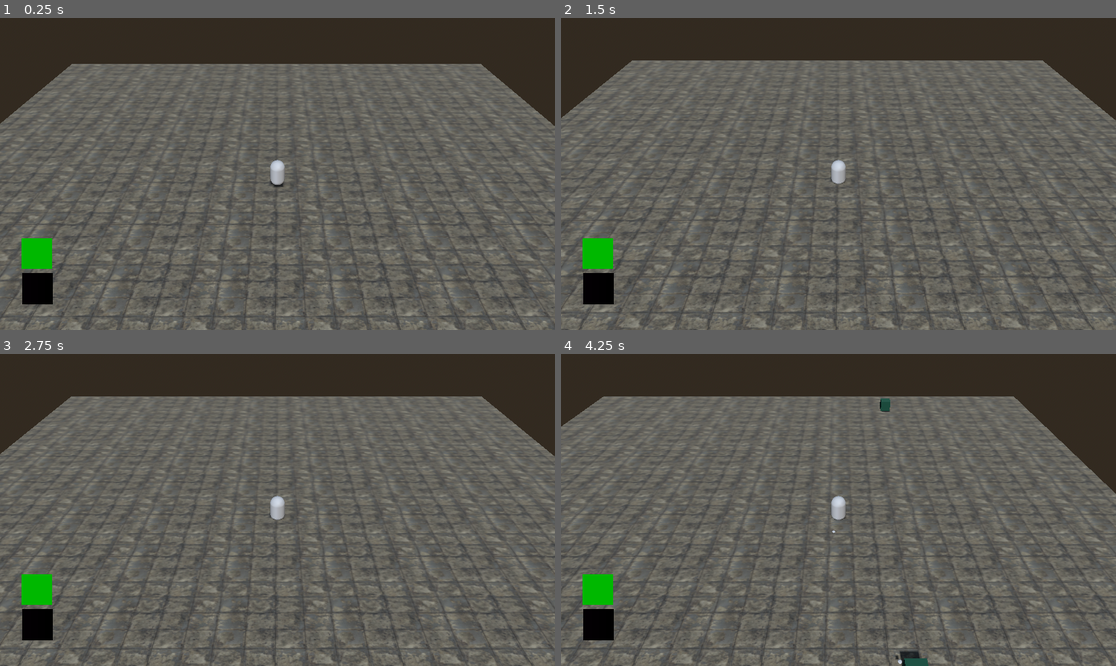
Above: before the commit, frames 1-4 (two rows, left to right).
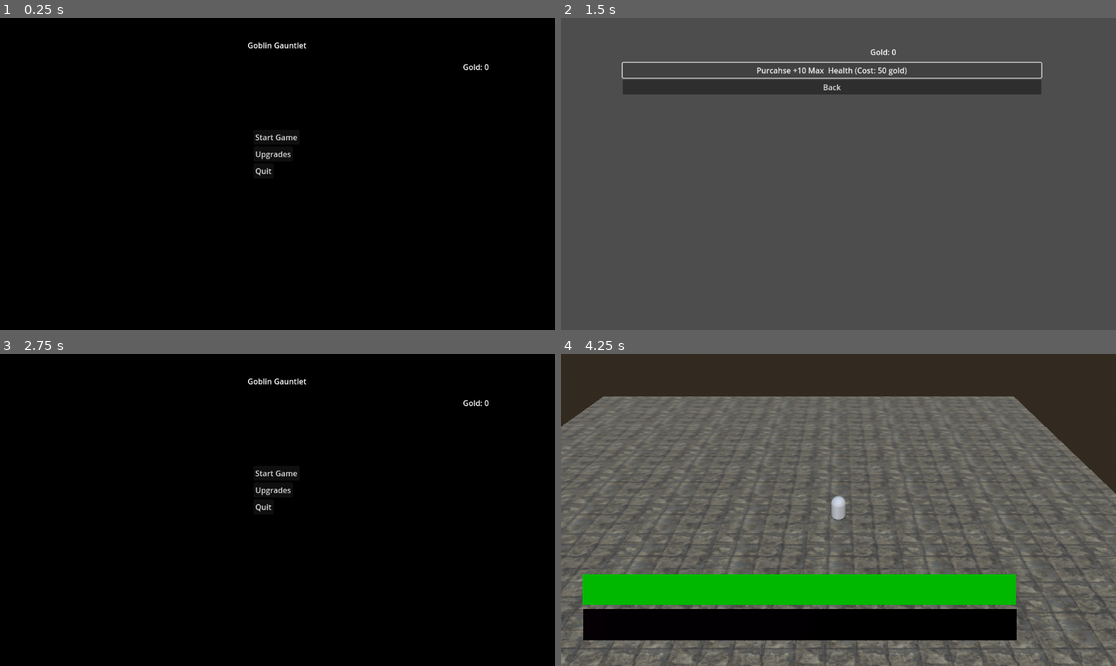
Above: after the commit, the same moments.

Repository: ForgottenWarrior/Goblin-Gauntlet
Game: Godot game, scene res://scenes/main_menu.tscn
Two runs of this game, one before a commit and one after it. Both use one fixed random seed, a clock stepped at 60 frames per second and the inputs below. Before the commit the project starts from res://scences/level_1.tscn.
Inputs (mouse positions are in pixels of both pictures, inside the frame that each line leads up to):
- Up to frame 1 (0.25 s): no input
- Up to frame 2 (1.5 s): click (832, 155) at 0.5 s, where only the run after the commit has a clickable "Upgrades"; click (832, 71) at 1.25 s, where only the run after the commit has a clickable "Purcahse +10 Max Health (Cost…"
- Up to frame 3 (2.75 s): click (271, 422) at 2 s, where only the run after the commit has a clickable "Back"
- Up to frame 4 (4.25 s): click (838, 472) at 2.75 s, where only the run after the commit has a clickable "Start Game"; tap Enter at 3.5 s; hold D (move_right) from 3.53 s (still down)

The runs differ from the first frame. In frame 1, 99% of the frame differs, in the area x 0-100%, y 0-100%; in frame 2, 55%; in frame 3, 99%; in frame 4, 15%.

Commit message:
main menu
added
main
pause
upgrades

Diff:
--- a/goblin-gauntlet/project.godot
+++ b/goblin-gauntlet/project.godot
@@ -11,7 +11,7 @@
 [application]
 
 config/name="Goblin Gauntlet"
-run/main_scene="uid://dwjqxi27yavo0"
+run/main_scene="uid://tuq7my44mrde"
 config/features=PackedStringArray("4.4", "Forward Plus")
 config/icon="res://assets/textures/icon.svg"
 
--- a/goblin-gauntlet/scences/level_up_screen.tscn
+++ /dev/null
@@ -1,32 +0,0 @@
-[gd_scene load_steps=2 format=3 uid="uid://u5vme1bm87hg"]
-
-[ext_resource type="Script" uid="uid://dj3cnurywcikr" path="res://scripts/levelupscreen.gd" id="1_i5ge7"]
-
-[node name="LevelUpScreen" type="ColorRect"]
-script = ExtResource("1_i5ge7")
-
-[node name="Label" type="Label" parent="."]
-layout_mode = 1
-offset_left = 471.0
-offset_top = 56.0
-offset_right = 739.0
-offset_bottom = 105.0
-theme_override_font_sizes/font_size = 32
-text = "LEVEL UP!"
-horizontal_alignment = 1
-
-[node name="VBoxContainer" type="VBoxContainer" parent="."]
-custom_minimum_size = Vector2(400, 0)
-layout_mode = 1
-anchors_preset = 8
-anchor_left = 0.5
-anchor_top = 0.5
-anchor_right = 0.5
-anchor_bottom = 0.5
-offset_left = 407.0
-offset_top = 174.0
-offset_right = 810.0
-offset_bottom = 437.0
-grow_horizontal = 2
-grow_vertical = 2
-alignment = 1
--- a/goblin-gauntlet/scences/enemy_spawner.tscn
+++ b/goblin-gauntlet/scenes/enemy_spawner.tscn
@@ -1,7 +1,7 @@
 [gd_scene load_steps=3 format=3 uid="uid://dfm31ibeg15fi"]
 
 [ext_resource type="Script" uid="uid://d0a0cgrujysvv" path="res://scripts/enemy_spawner.gd" id="1_ewhtn"]
-[ext_resource type="PackedScene" uid="uid://dqi8ngiav5r0b" path="res://scences/goblin.tscn" id="2_00s5r"]
+[ext_resource type="PackedScene" uid="uid://dqi8ngiav5r0b" path="res://scenes/goblin.tscn" id="2_00s5r"]
 
 [node name="EnemySpawner" type="Node3D"]
 transform = Transform3D(1, 0, 0, 0, 1, 0, 0, 0, 1, 0, 1, 0)
--- /dev/null
+++ b/goblin-gauntlet/scenes/gold_coin.tscn
@@ -0,0 +1,24 @@
+[gd_scene load_steps=4 format=3 uid="uid://b4ixefvf284ci"]
+
+[ext_resource type="Script" uid="uid://dxteaqfgnjbcq" path="res://scripts/gold_coin.gd" id="1_i3r5q"]
+
+[sub_resource type="CylinderMesh" id="CylinderMesh_agtwd"]
+top_radius = 0.3
+height = 0.1
+
+[sub_resource type="CylinderShape3D" id="CylinderShape3D_agtwd"]
+height = 0.1
+radius = 0.3
+
+[node name="GoldCoin" type="Area3D"]
+script = ExtResource("1_i3r5q")
+
+[node name="MeshInstance3D" type="MeshInstance3D" parent="."]
+transform = Transform3D(1, 0, 0, 0, -4.37114e-08, -1, 0, 1, -4.37114e-08, 0, 0, 0)
+mesh = SubResource("CylinderMesh_agtwd")
+
+[node name="CollisionShape3D" type="CollisionShape3D" parent="."]
+transform = Transform3D(1, 0, 0, 0, -4.37114e-08, -1, 0, 1, -4.37114e-08, 0, 0, 0)
+shape = SubResource("CylinderShape3D_agtwd")
+
+[connection signal="body_entered" from="." to="." method="_on_body_entered"]
--- a/goblin-gauntlet/scences/hud.tscn
+++ b/goblin-gauntlet/scenes/hud.tscn
@@ -7,24 +7,28 @@
 
 [sub_resource type="GradientTexture2D" id="GradientTexture2D_64ctp"]
 gradient = SubResource("Gradient_37p78")
+width = 900
 
 [sub_resource type="Gradient" id="Gradient_64ctp"]
 colors = PackedColorArray(5.29438e-07, 0.725175, 2.5028e-06, 1, 0, 0.72549, 0, 1)
 
 [sub_resource type="GradientTexture2D" id="GradientTexture2D_8sq4i"]
 gradient = SubResource("Gradient_64ctp")
+width = 900
 
 [sub_resource type="Gradient" id="Gradient_8sq4i"]
 colors = PackedColorArray(0.016385, 1.05399e-06, 0.0163848, 1, 0, 0, 0, 1)
 
 [sub_resource type="GradientTexture2D" id="GradientTexture2D_640wx"]
 gradient = SubResource("Gradient_8sq4i")
+width = 900
 
 [sub_resource type="Gradient" id="Gradient_a2258"]
-colors = PackedColorArray(0.917647, 0.87451, 0, 1, 1, 1, 1, 1)
+colors = PackedColorArray(0.917647, 0.87451, 0, 1, 1, 1, 0, 1)
 
 [sub_resource type="GradientTexture2D" id="GradientTexture2D_1xsix"]
 gradient = SubResource("Gradient_a2258")
+width = 900
 
 [node name="HUD" type="CanvasLayer"]
 script = ExtResource("1_37p78")
@@ -52,7 +56,6 @@
 offset_bottom = -54.0
 grow_horizontal = 2
 grow_vertical = 2
-fill_mode = 1
 texture_under = SubResource("GradientTexture2D_640wx")
 texture_progress = SubResource("GradientTexture2D_1xsix")
 
--- a/goblin-gauntlet/scences/level_1.tscn
+++ b/goblin-gauntlet/scenes/level_1.tscn
@@ -1,11 +1,11 @@
 [gd_scene load_steps=18 format=3 uid="uid://dwjqxi27yavo0"]
 
-[ext_resource type="PackedScene" uid="uid://dfm31ibeg15fi" path="res://scences/enemy_spawner.tscn" id="1_sb2ae"]
+[ext_resource type="PackedScene" uid="uid://dfm31ibeg15fi" path="res://scenes/enemy_spawner.tscn" id="1_sb2ae"]
 [ext_resource type="Texture2D" uid="uid://mgo4nca883nw" path="res://assets/textures/worn_tile_floor_diff_1k.jpg" id="1_sjas7"]
-[ext_resource type="PackedScene" uid="uid://o7r6momq3jcc" path="res://scences/hud.tscn" id="2_sjas7"]
-[ext_resource type="PackedScene" uid="uid://dqi8ngiav5r0b" path="res://scences/goblin.tscn" id="3_0yjsx"]
-[ext_resource type="PackedScene" uid="uid://crohsrju3146m" path="res://scences/player.tscn" id="3_k3rl8"]
-[ext_resource type="PackedScene" uid="uid://t0clls0puhmh" path="res://scences/brute.tscn" id="4_fot84"]
+[ext_resource type="PackedScene" uid="uid://o7r6momq3jcc" path="res://scenes/hud.tscn" id="2_sjas7"]
+[ext_resource type="PackedScene" uid="uid://dqi8ngiav5r0b" path="res://scenes/goblin.tscn" id="3_0yjsx"]
+[ext_resource type="PackedScene" uid="uid://crohsrju3146m" path="res://scenes/player.tscn" id="3_k3rl8"]
+[ext_resource type="PackedScene" uid="uid://t0clls0puhmh" path="res://scenes/brute.tscn" id="4_fot84"]
 [ext_resource type="AudioStream" uid="uid://cf0examjwffxb" path="res://assets/audio/magic_missile/impactMining_000.ogg" id="5_o8alf"]
 [ext_resource type="AudioStream" uid="uid://dyrfour2s5ij0" path="res://assets/audio/magic_missile/impactMining_001.ogg" id="6_i4lqq"]
 [ext_resource type="AudioStream" uid="uid://dud6bl5phbald" path="res://assets/audio/magic_missile/impactMining_002.ogg" id="7_0yjsx"]
--- /dev/null
+++ b/goblin-gauntlet/scenes/level_up_screen.tscn
@@ -0,0 +1,33 @@
+[gd_scene load_steps=2 format=3 uid="uid://u5vme1bm87hg"]
+
+[ext_resource type="Script" uid="uid://dj3cnurywcikr" path="res://scripts/levelupscreen.gd" id="1_i5ge7"]
+
+[node name="LevelUpScreen" type="ColorRect"]
+process_mode = 2
+anchors_preset = 15
+anchor_right = 1.0
+anchor_bottom = 1.0
+grow_horizontal = 2
+grow_vertical = 2
+color = Color(0.0311311, 0.0284461, 0.0324789, 1)
+script = ExtResource("1_i5ge7")
+
+[node name="VBoxContainer" type="VBoxContainer" parent="."]
+custom_minimum_size = Vector2(400, 0)
+layout_mode = 1
+anchors_preset = 5
+anchor_left = 0.5
+anchor_right = 0.5
+offset_left = -352.0
+offset_right = 352.0
+offset_bottom = 131.0
+grow_horizontal = 2
+alignment = 1
+
+[node name="Label" type="Label" parent="VBoxContainer"]
+layout_mode = 2
+size_flags_horizontal = 4
+size_flags_vertical = 0
+theme_override_font_sizes/font_size = 32
+text = "LEVEL UP!"
+horizontal_alignment = 1
--- /dev/null
+++ b/goblin-gauntlet/scenes/main_menu.tscn
@@ -0,0 +1,68 @@
+[gd_scene load_steps=2 format=3 uid="uid://tuq7my44mrde"]
+
+[ext_resource type="Script" uid="uid://2kkuio2uekg" path="res://scripts/mainmenu.gd" id="1_l6cm7"]
+
+[node name="MainMenu" type="ColorRect"]
+anchors_preset = 15
+anchor_right = 1.0
+anchor_bottom = 1.0
+grow_horizontal = 2
+grow_vertical = 2
+color = Color(0, 0, 0, 1)
+script = ExtResource("1_l6cm7")
+
+[node name="Label" type="Label" parent="."]
+layout_mode = 1
+anchors_preset = 5
+anchor_left = 0.5
+anchor_right = 0.5
+offset_left = -62.0
+offset_top = 45.0
+offset_right = 61.0
+offset_bottom = 68.0
+grow_horizontal = 2
+text = "Goblin Gauntlet"
+
+[node name="VBoxContainer" type="VBoxContainer" parent="."]
+layout_mode = 1
+anchors_preset = 8
+anchor_left = 0.5
+anchor_top = 0.5
+anchor_right = 0.5
+anchor_bottom = 0.5
+offset_left = -50.5
+offset_top = -92.0
+offset_right = 50.5
+offset_bottom = 92.0
+grow_horizontal = 2
+grow_vertical = 2
+
+[node name="Start Game" type="Button" parent="VBoxContainer"]
+layout_mode = 2
+size_flags_horizontal = 0
+text = "Start Game"
+
+[node name="Upgrades" type="Button" parent="VBoxContainer"]
+layout_mode = 2
+size_flags_horizontal = 0
+text = "Upgrades"
+
+[node name="Quit" type="Button" parent="VBoxContainer"]
+layout_mode = 2
+size_flags_horizontal = 0
+text = "Quit"
+
+[node name="GoldLabel" type="Label" parent="."]
+layout_mode = 1
+anchors_preset = 1
+anchor_left = 1.0
+anchor_right = 1.0
+offset_left = -177.0
+offset_top = 90.0
+offset_right = -137.0
+offset_bottom = 113.0
+grow_horizontal = 0
+
+[connection signal="pressed" from="VBoxContainer/Start Game" to="." method="_on_start_game_button_pressed"]
+[connection signal="pressed" from="VBoxContainer/Upgrades" to="." method="_on_upgrades_button_pressed"]
+[connection signal="pressed" from="VBoxContainer/Quit" to="." method="_on_quit_button_pressed"]
--- a/goblin-gauntlet/scences/pause_menu.tscn
+++ b/goblin-gauntlet/scenes/pause_menu.tscn
@@ -27,10 +27,12 @@
 grow_vertical = 2
 
 [node name="resume" type="Button" parent="VBoxContainer"]
+process_mode = 2
 layout_mode = 2
 text = "Resume"
 
 [node name="quit" type="Button" parent="VBoxContainer"]
+process_mode = 2
 layout_mode = 2
 text = "Quit"
 
--- a/goblin-gauntlet/scences/upgrade_card.tscn
+++ b/goblin-gauntlet/scenes/upgrade_card.tscn
@@ -8,21 +8,28 @@
 anchor_top = 0.5
 anchor_right = 0.5
 anchor_bottom = 0.5
-offset_left = -30.0
-offset_top = -15.0
-offset_right = 75.0
-offset_bottom = 16.0
+offset_left = 85.0
+offset_top = -23.0
+offset_right = 328.0
+offset_bottom = 24.0
 grow_horizontal = 2
 grow_vertical = 2
 text = "button"
 script = ExtResource("1_67b1n")
 
 [node name="MarginContainer" type="MarginContainer" parent="."]
-layout_mode = 0
-offset_left = -326.0
-offset_top = -21.0
-offset_right = -146.0
-offset_bottom = 49.0
+layout_mode = 1
+anchors_preset = 8
+anchor_left = 0.5
+anchor_top = 0.5
+anchor_right = 0.5
+anchor_bottom = 0.5
+offset_left = -575.5
+offset_top = -253.5
+offset_right = 261.5
+offset_bottom = -83.5
+grow_horizontal = 2
+grow_vertical = 2
 theme_override_constants/margin_left = 10
 theme_override_constants/margin_top = 10
 theme_override_constants/margin_right = 10
@@ -30,6 +37,8 @@
 
 [node name="VBoxContainer" type="VBoxContainer" parent="MarginContainer"]
 layout_mode = 2
+size_flags_horizontal = 4
+size_flags_vertical = 4
 alignment = 1
 
 [node name="TitleLabel" type="Label" parent="MarginContainer/VBoxContainer"]
--- /dev/null
+++ b/goblin-gauntlet/scenes/upgrades_menu.tscn
@@ -0,0 +1,51 @@
+[gd_scene load_steps=2 format=3 uid="uid://b8cnmn1j0dv7y"]
+
+[ext_resource type="Script" uid="uid://lip0yjg6ikr8" path="res://scripts/permanent_upgrades.gd" id="1_k233l"]
+
+[node name="UpgradesMenu" type="Control"]
+layout_mode = 3
+anchors_preset = 15
+anchor_right = 1.0
+anchor_bottom = 1.0
+grow_horizontal = 2
+grow_vertical = 2
+script = ExtResource("1_k233l")
+
+[node name="Permanent Upgrades" type="Label" parent="."]
+layout_mode = 0
+offset_left = 446.0
+offset_top = 58.0
+offset_right = 486.0
+offset_bottom = 81.0
+
+[node name="GoldLabel" type="Label" parent="."]
+layout_mode = 0
+offset_left = 642.0
+offset_top = 59.0
+offset_right = 682.0
+offset_bottom = 82.0
+
+[node name="VBoxContainer" type="VBoxContainer" parent="."]
+layout_mode = 1
+anchors_preset = 8
+anchor_left = 0.5
+anchor_top = 0.5
+anchor_right = 0.5
+anchor_bottom = 0.5
+offset_left = -448.0
+offset_top = -231.0
+offset_right = 421.0
+offset_bottom = 147.0
+grow_horizontal = 2
+grow_vertical = 2
+
+[node name="PurchaseHealthButton" type="Button" parent="VBoxContainer"]
+layout_mode = 2
+text = "Purcahse +10 Max  Health (Cost: 50 gold)"
+
+[node name="BackButton" type="Button" parent="VBoxContainer"]
+layout_mode = 2
+text = "Back"
+
+[connection signal="pressed" from="VBoxContainer/PurchaseHealthButton" to="." method="_on_purchase_health_button_pressed"]
+[connection signal="pressed" from="VBoxContainer/BackButton" to="." method="_on_back_button_pressed"]
--- a/goblin-gauntlet/scripts/GameManager.gd
+++ b/goblin-gauntlet/scripts/GameManager.gd
@@ -1,16 +1,53 @@
 extends Node
 
 var current_score: int = 0
+var current_gold: int = 0
 
-# A signal to tell the HUD when the score has changed.
+# Define the save file path.
+const SAVE_FILE_PATH = "user://savegame.dat"
+
 signal score_updated(new_score)
+signal gold_updated(new_gold)
+
+# _ready() runs once when the game starts.
+func _ready():
+	load_gold()
+
+# _notification() is a special function that can detect when the game is closing.
+func _notification(what):
+	if what == NOTIFICATION_WM_CLOSE_REQUEST:
+		save_gold()
 
 func add_score(amount: int):
 	current_score += amount
 	score_updated.emit(current_score)
 	print("Score is now: ", current_score)
 
-# A function to reset the score when a new game starts.
+func add_gold(amount: int):
+	current_gold += amount
+	gold_updated.emit(current_gold)
+	print("Collected ", amount, " gold! Total: ", current_gold)
+
 func reset():
 	current_score = 0
+	# We don't reset gold anymore, as it's persistent.
 	score_updated.emit(current_score)
+	# We still emit the gold signal to update the UI on a new run.
+	gold_updated.emit(current_gold)
+
+func save_gold():
+	var save_file = FileAccess.open(SAVE_FILE_PATH, FileAccess.WRITE)
+	if save_file:
+		save_file.store_var(current_gold)
+		print("Game saved. Gold: ", current_gold)
+
+func load_gold():
+	if FileAccess.file_exists(SAVE_FILE_PATH):
+		var save_file = FileAccess.open(SAVE_FILE_PATH, FileAccess.READ)
+		if save_file:
+			# The file is read line by line. Since we only saved one variable, we only read one.
+			current_gold = save_file.get_var()
+			print("Game loaded. Gold: ", current_gold)
+
+	# Update the UI with the loaded gold amount.
+	gold_updated.emit(current_gold)
--- a/goblin-gauntlet/scripts/brute.gd
+++ b/goblin-gauntlet/scripts/brute.gd
@@ -1,7 +1,7 @@
 extends CharacterBody3D
 
 # Preload the gem scene so the goblin knows what to drop on death.
-const EXPERIENCE_GEM_SCENE = preload("res://scences/experience_gem.tscn")
+const EXPERIENCE_GEM_SCENE = preload("res://scenes/experience_gem.tscn")
 
 # These variables can be changed in the Godot editor's Inspector.
 @export var health: int = 10
--- a/goblin-gauntlet/scripts/goblin.gd
+++ b/goblin-gauntlet/scripts/goblin.gd
@@ -1,12 +1,14 @@
 extends CharacterBody3D
 
 # Preload the gem scene so the goblin knows what to drop on death.
-const EXPERIENCE_GEM_SCENE = preload("res://scences/experience_gem.tscn")
+const EXPERIENCE_GEM_SCENE = preload("res://scenes/experience_gem.tscn")
+const GOLD_COIN_SCENE = preload("res://scenes/gold_coin.tscn")
 
 # These variables can be changed in the Godot editor's Inspector.
-@export var health: int = 10
-@export var move_speed: float = 3.0
+@export var health: int = 10	# goblin health
+@export var move_speed: float = 3.0	# goblin movement
 @export var score_value: int = 10
+@export var gold_drop_chance: float = 0.50 # A 50% chance to drop gold
 
 # This will hold a reference to the player node.
 var player: Node3D = null
@@ -29,17 +31,19 @@
 	health -= damage_amount
 	print("Goblin took ", damage_amount, " damage, ", health, " HP remaining.")
 
-	# When health is zero or less, the goblin dies.
 	if health <= 0:
-		# Add score before destroying the goblin.
 		GameManager.add_score(score_value)
-		# Create a gem instance before the goblin is destroyed.
+
+		# Drop an experience gem
 		if EXPERIENCE_GEM_SCENE:
 			var gem = EXPERIENCE_GEM_SCENE.instantiate()
-			# Add it to the main scene.
 			get_tree().get_root().add_child(gem)
-			# Place the gem where the enemy died.
 			gem.global_position = self.global_position
 
-		# Now, destroy the goblin.
+		# Check if we should also drop a gold coin
+		if randf() < gold_drop_chance:
+			var coin = GOLD_COIN_SCENE.instantiate()
+			get_tree().get_root().add_child(coin)
+			coin.global_position = self.global_position
+
 		queue_free()
--- /dev/null
+++ b/goblin-gauntlet/scripts/gold_coin.gd
@@ -0,0 +1,6 @@
+extends Area3D
+
+func _on_body_entered(body):
+	if body.is_in_group("player"):
+		GameManager.add_gold(1) # This coin is worth 1 gold
+		queue_free()
--- a/goblin-gauntlet/scripts/levelupscreen.gd
+++ b/goblin-gauntlet/scripts/levelupscreen.gd
@@ -3,7 +3,7 @@
 # This signal will send the chosen upgrade key back to the player.
 signal upgrade_selected(upgrade_key)
 
-const UPGRADE_CARD_SCENE = preload("res://scences/upgrade_card.tscn")
+const UPGRADE_CARD_SCENE = preload("res://scenes/upgrade_card.tscn")
 
 # This function is called by the player to set up the screen.
 func initialize_options(upgrades):
--- a/goblin-gauntlet/scripts/magic_missile.gd
+++ b/goblin-gauntlet/scripts/magic_missile.gd
@@ -1,5 +1,5 @@
 extends Area3D
-const EXPERIENCE_GEM_SCENE = preload("res://scences/experience_gem.tscn")
+const EXPERIENCE_GEM_SCENE = preload("res://scenes/experience_gem.tscn")
 var damage = 8 # Based on your spreadsheet for Arcane Bolt Lvl 1
 var speed = 10.0
 
--- /dev/null
+++ b/goblin-gauntlet/scripts/mainmenu.gd
@@ -0,0 +1,22 @@
+extends Control
+
+func _ready():
+	# Connect to the GameManager's signal.
+	GameManager.gold_updated.connect(_on_gold_updated)
+	# Ask the GameManager for the current gold amount immediately.
+	GameManager.gold_updated.emit(GameManager.current_gold)
+
+
+func _on_gold_updated(new_gold):
+	$GoldLabel.text = "Gold: " + str(new_gold)
+
+func _on_start_game_button_pressed():
+	# This function loads your main game level.
+	get_tree().change_scene_to_file("res://scenes/level_1.tscn")
+
+func _on_quit_button_pressed():
+	# This function closes the application.
+	get_tree().quit()
+
+func _on_upgrades_button_pressed():
+	get_tree().change_scene_to_file("res://scenes/upgrades_menu.tscn")
--- a/goblin-gauntlet/scripts/movement.gd
+++ b/goblin-gauntlet/scripts/movement.gd
@@ -1,10 +1,10 @@
 extends CharacterBody3D
 
-const LEVEL_UP_SCREEN = preload("res://scences/level_up_screen.tscn")
-const MAGIC_MISSILE_SCENE = preload("res://scences/magic_missile.tscn")
-const SPINNING_AXE_SCENE = preload("res://scences/spinning_axe.tscn")
-const GAME_OVER_SCREEN = preload("res://scences/game_over_screen.tscn")
-const PAUSE_MENU_SCENE = preload("res://scences/pause_menu.tscn")
+const LEVEL_UP_SCREEN = preload("res://scenes/level_up_screen.tscn")
+const MAGIC_MISSILE_SCENE = preload("res://scenes/magic_missile.tscn")
+const SPINNING_AXE_SCENE = preload("res://scenes/spinning_axe.tscn")
+const GAME_OVER_SCREEN = preload("res://scenes/game_over_screen.tscn")
+const PAUSE_MENU_SCENE = preload("res://scenes/pause_menu.tscn")
 
 @export var MOVE_SPEED: float = 5.0
 @export var health: int = 100
@@ -140,7 +140,7 @@
 		# Show the game over screen.
 		var game_over_instance = GAME_OVER_SCREEN.instantiate()
 		get_tree().get_root().add_child(game_over_instance)
-		self.hide()
+		call_deferred("hide")
 
 func _unhandled_input(event):
 	# Check if the "ui_pause" action was just pressed.
--- /dev/null
+++ b/goblin-gauntlet/scripts/permanent_upgrades.gd
@@ -0,0 +1,19 @@
+extends Control
+
+func _ready():
+	# Display the current gold when the screen opens.
+	$GoldLabel.text = "Gold: " + str(GameManager.current_gold)
+
+	# We can also connect to the signal to keep it updated.
+	GameManager.gold_updated.connect(_on_gold_updated)
+
+func _on_gold_updated(new_gold):
+	$GoldLabel.text = "Gold: " + str(new_gold)
+
+func _on_purchase_health_button_pressed():
+	# We will add the purchase and save logic in the next step.
+	print("Purchase health upgrade button pressed!")
+
+func _on_back_button_pressed():
+	# Go back to the main menu.
+	get_tree().change_scene_to_file("res://scenes/main_menu.tscn") # Adjust path if needed
Renamed: goblin-gauntlet/scences/brute.tscn -> goblin-gauntlet/scenes/brute.tscn
Renamed: goblin-gauntlet/scences/experience_gem.tscn -> goblin-gauntlet/scenes/experience_gem.tscn
Renamed: goblin-gauntlet/scences/game_over_screen.tscn -> goblin-gauntlet/scenes/game_over_screen.tscn
Renamed: goblin-gauntlet/scences/goblin.tscn -> goblin-gauntlet/scenes/goblin.tscn
Renamed: goblin-gauntlet/scences/magic_missile.tscn -> goblin-gauntlet/scenes/magic_missile.tscn
Renamed: goblin-gauntlet/scences/player.tscn -> goblin-gauntlet/scenes/player.tscn
Renamed: goblin-gauntlet/scences/spinning_axe.tscn -> goblin-gauntlet/scenes/spinning_axe.tscn
Renamed: goblin-gauntlet/scences/test.tscn -> goblin-gauntlet/scenes/test.tscn
Not shown, added: goblin-gauntlet/scripts/gold_coin.gd.uid
Not shown, added: goblin-gauntlet/scripts/mainmenu.gd.uid
Not shown, added: goblin-gauntlet/scripts/permanent_upgrades.gd.uid
